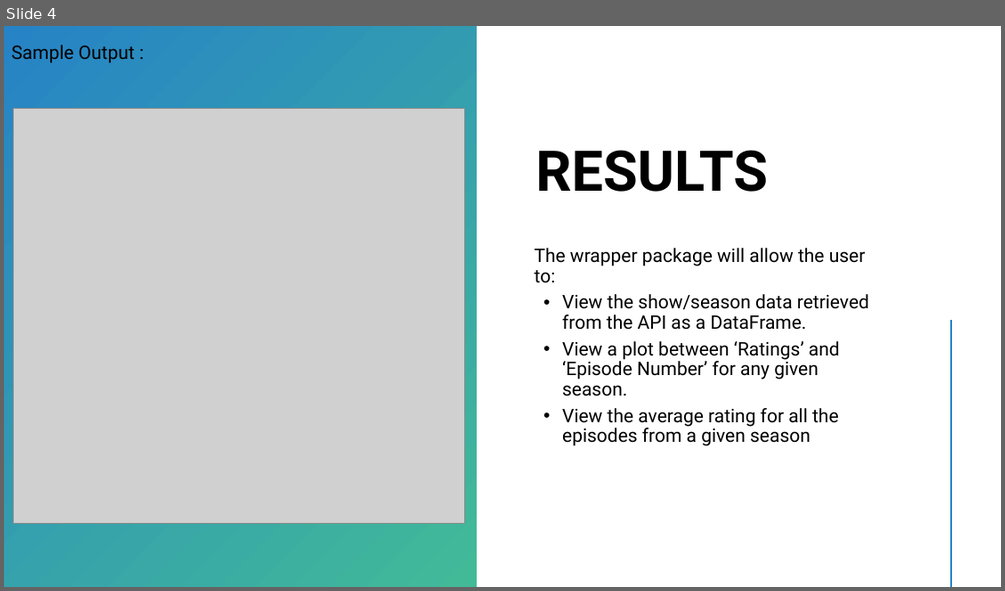
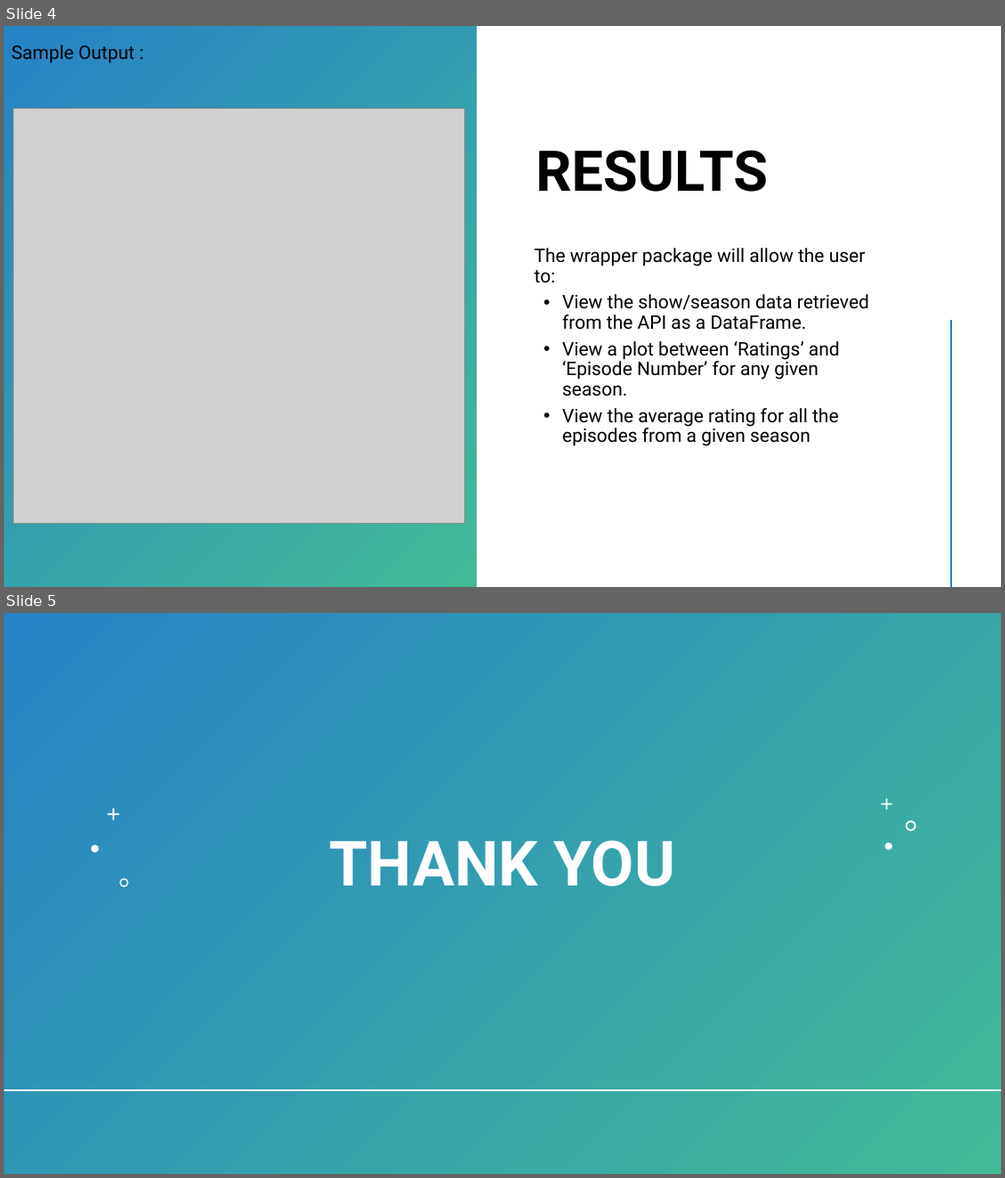
Before and after one commit to BaldeepDhada/API-Shows, a slide deck: 534-Slides.pptx. Shown one above the other, each under a label of ours: slide 4 before the commit, slides 4 and 5 after it. The pictures are 1005x591 and 1005x1178 pixels, drawn with LibreOffice and Linux fonts; fonts in the diff are those of the drawing; grey boxes stand for pictures. Boxes give left, top, right and bottom in pixels: in the first picture for what was removed or moved away, otherwise in the second. Text is boxed around its words. In the diff, an @@ line names an element or a change of style, - is before the commit and + after.

Commit message:
Updated Slides : Added Thankyou slide

```diff
--- a/534-Slides.pptx
+++ b/534-Slides.pptx
@@ slide 5 added at [4,613,1001,1174], background #FFFFFF; not listed: 1 template element that a slide beside it also shows @@
@@ rectangle added at [4,613,1001,1174], fill gradient #2683C6 to #42BA97 @@
@@ line added from (63, 705) to (63, 1173), #42BA97 2 pt @@
@@ freeform shape added at [882,798,892,810], fill #FFFFFF @@
@@ freeform shape added at [107,808,120,821], fill #FFFFFF @@
@@ freeform shape added at [906,820,916,831], fill #FFFFFF @@
@@ freeform shape added at [90,844,98,852], fill #FFFFFF @@
@@ title added at [330,840,675,886], 60 pt, text #FFFFFF, bold @@
+THANK YOU
@@ freeform shape added at [885,843,892,850], fill #FFFFFF @@
@@ freeform shape added at [120,878,129,887], fill #FFFFFF @@
@@ line added from (4, 1090) to (1001, 1090), #FFFFFF 2 pt @@
```
